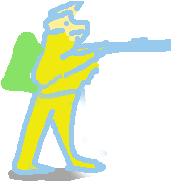
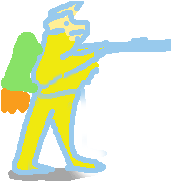
Layers edited between the first and the second (175, 181) image:
added group "Group 1 copy" with 3 layers above "Group 1 copy 2" over [1, 88, 30, 114]
added layer "Layer 4" (1st of 3, in "Group 1 copy") in group "Group 1 copy" over [1, 88, 30, 114]
added layer "Layer 6" (1st of 3, in "Group 1 copy") in group "Group 1 copy" over [16, 91, 30, 113]
hid group "Group 1" (3 layers) over [1, 88, 30, 114]
